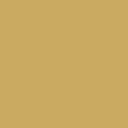
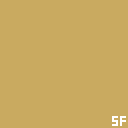
Revision of a layered 128 x 128 image; what changed, layer by layer:
added layer "5F" in group "Floor Numbers" over [112, 116, 126, 126]
